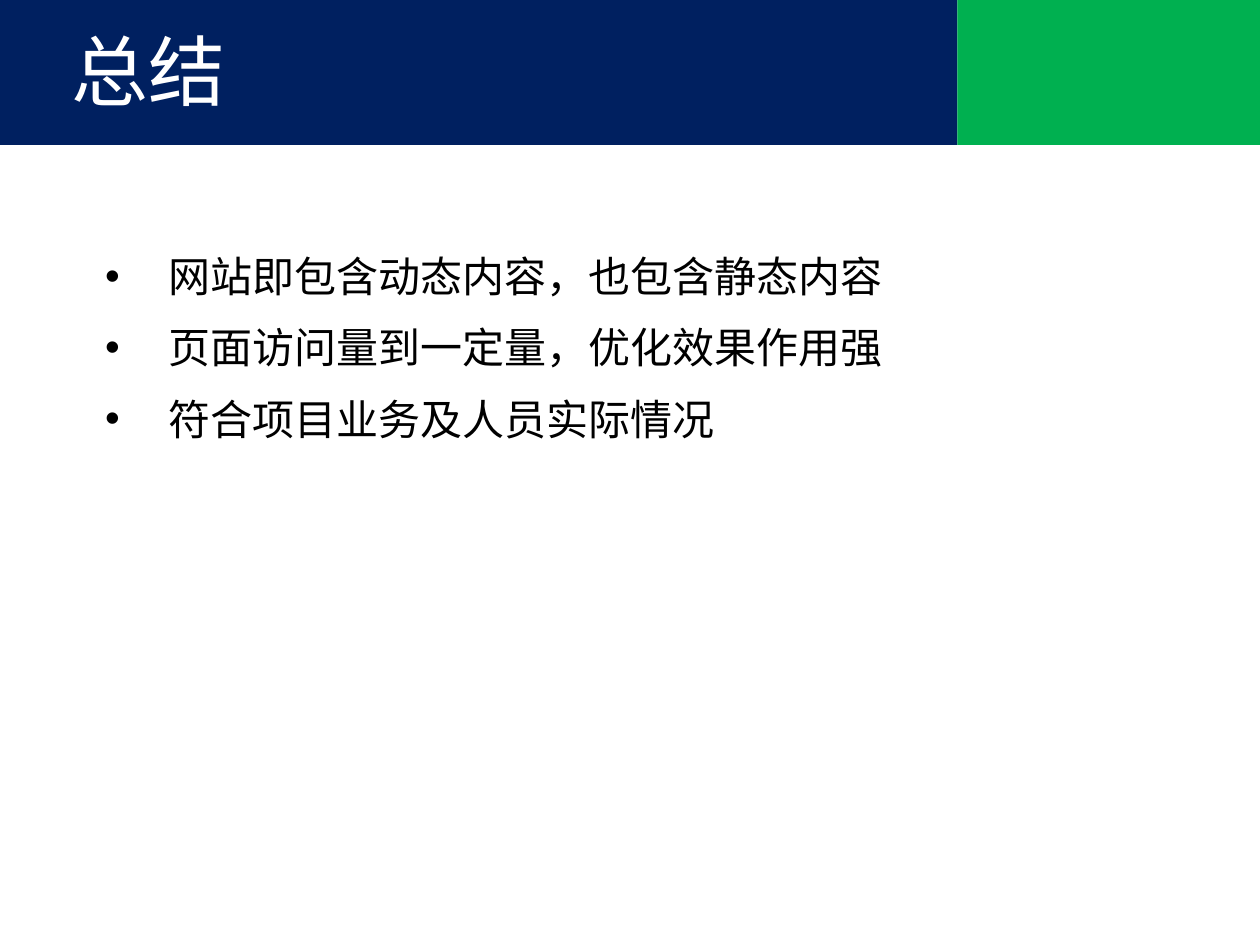
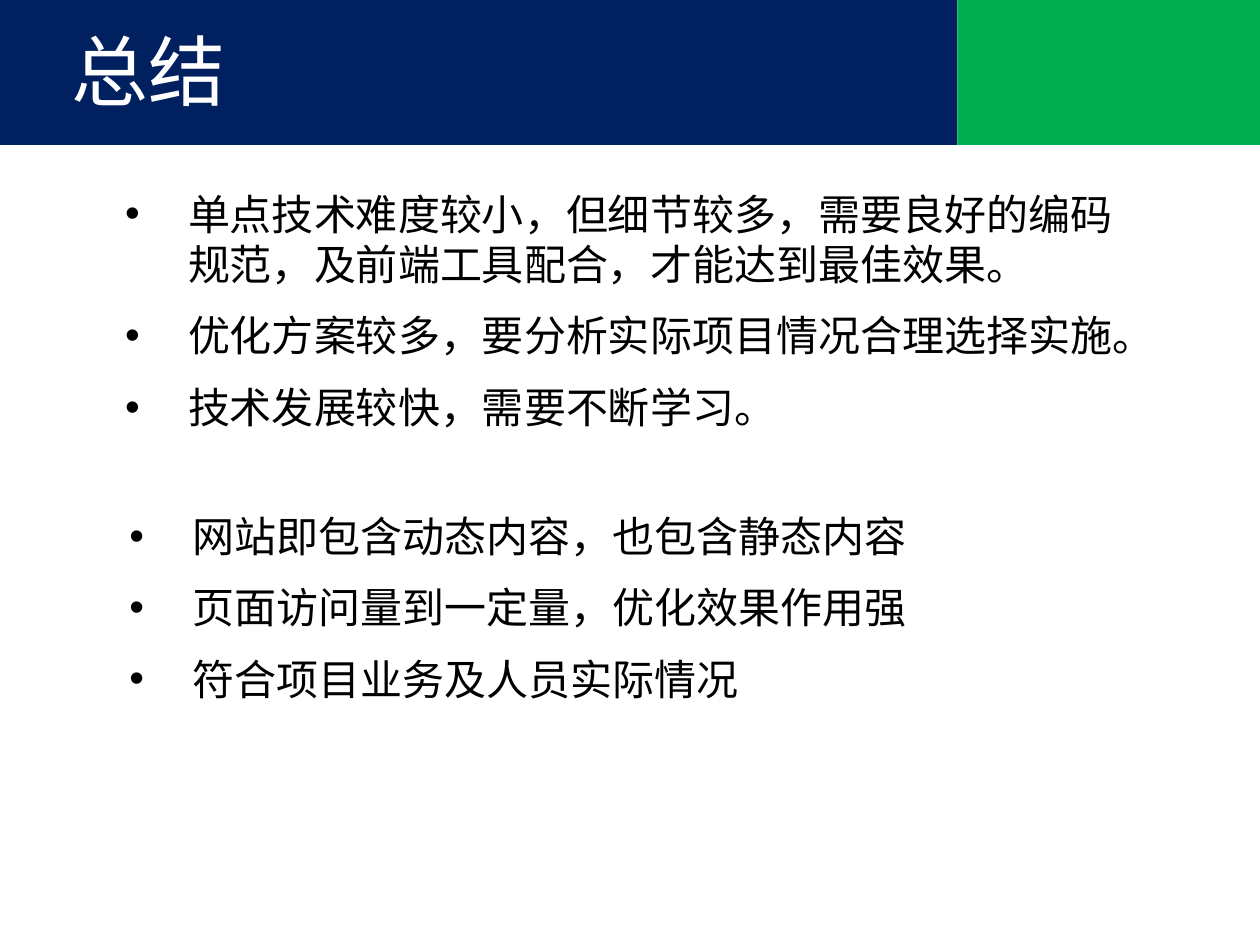
Before and after one commit to tjx222/javatrain, a slide deck: slide 15 of 前端优化.pptx. Drawn at 1260x945 pixels with LibreOffice and Linux fonts; fonts in the diff are those of the drawing; background and template pictures are left out. Boxes give left, top, right and bottom in pixels: in the first picture for what was removed or moved away, otherwise in the second. Text is boxed around its words. In the diff, an @@ line names an element or a change of style, - is before the commit and + after.

```diff
--- a/前端优化.pptx
+++ b/前端优化.pptx
@@ text added at (188, 194, 1154, 428), 24 pt, text #000000 @@
+  • 单点技术难度较小，但细节较多，需要良好的编码规范，及前端工具配合，才能达到最佳效果。
+  • 优化方案较多，要分析实际项目情况合理选择实施。
+  • 技术发展较快，需要不断学习。
@@ text "网站即包含动态内容，也包含静态内容": place and size @@
-text "网站即包含动态内容，也包含静态内容" at (168, 256, 882, 439)
+text "网站即包含动态内容，也包含静态内容" at (192, 516, 906, 699)
```
Also in this commit, not shown: 1 other slide changed.
